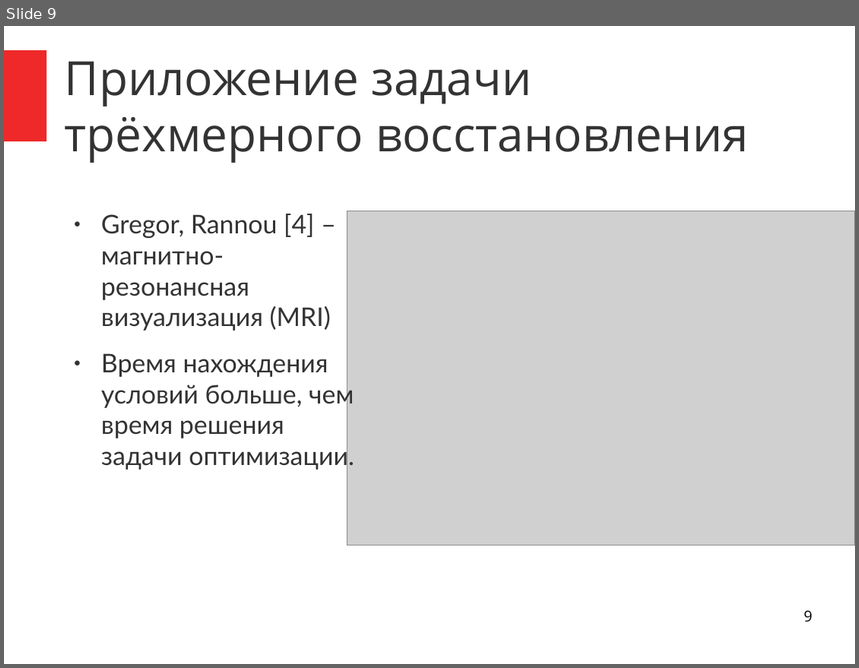
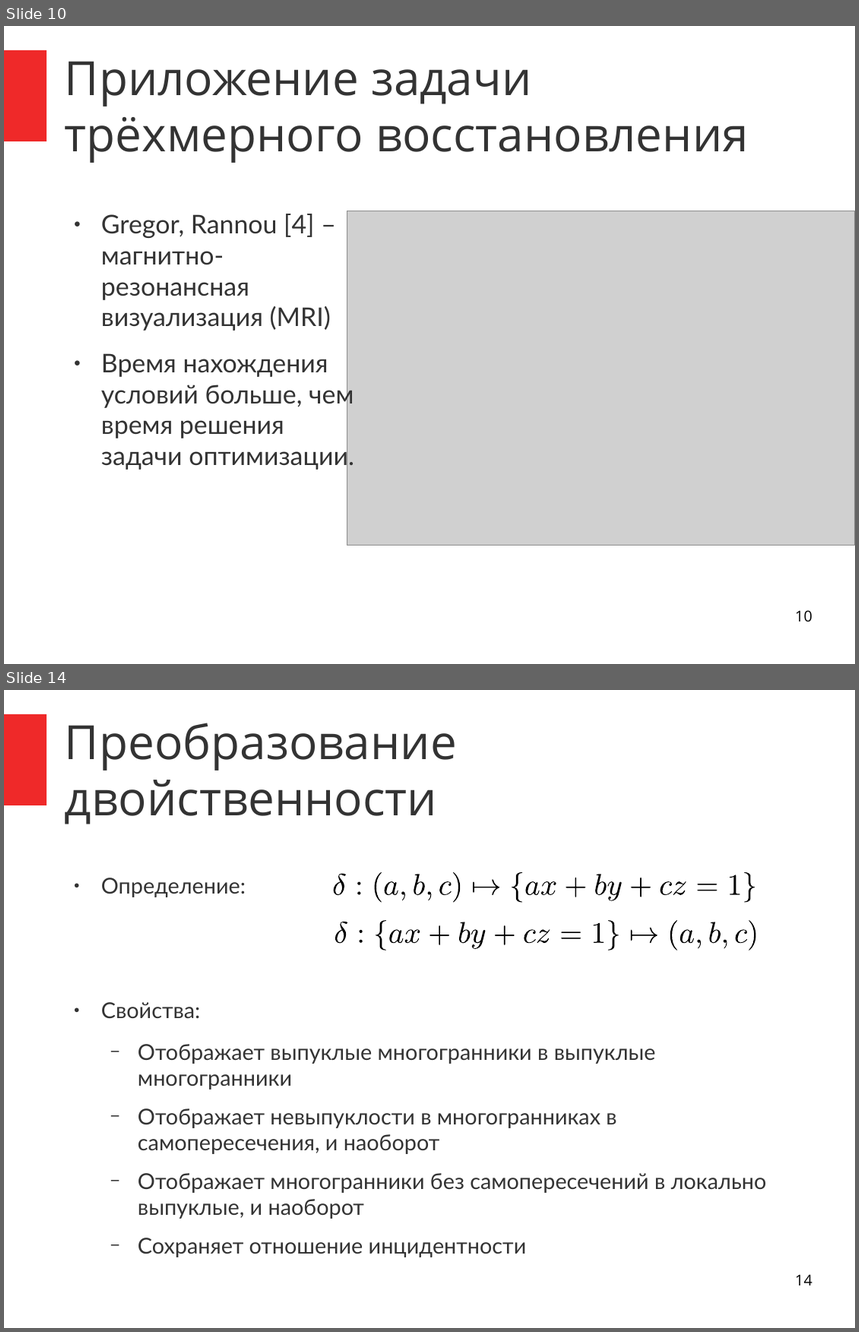
Before and after one commit to ilya-palachev/polyhedra-correction-library, a slide deck: Documentation/i.palachev/Thesis/Presentation-Feb2015/presentation-feb2015.odp. Shown one above the other, each under a label of ours: slide 9 before the commit, slides 10 and 14 after it; the slides between them are not shown. The pictures are 859x668 and 859x1332 pixels, drawn with LibreOffice and Linux fonts; fonts in the diff are those of the drawing; grey boxes stand for pictures. Boxes give left, top, right and bottom in pixels: in the first picture for what was removed or moved away, otherwise in the second. Text is boxed around its words. In the diff, an @@ line names an element or a change of style, - is before the commit and + after.

```diff
--- a/Documentation/i.palachev/Thesis/Presentation-Feb2015/presentation-feb2015.odp
+++ b/Documentation/i.palachev/Thesis/Presentation-Feb2015/presentation-feb2015.odp
@@ slide 14 added at (x1=4, y1=690, x2=855, y2=1328), background #FFFFFF; not listed: 1 template element that a slide beside it also shows @@
@@ title added at (x1=65, y1=723, x2=457, y2=825), 44 pt, text #333333 @@
+Преобразование двойственности
@@ text added at (x1=101, y1=878, x2=767, y2=1258), 20.4 pt, text #333333 @@
+● Определение:
+● Свойства:
+  − Отображает выпуклые многогранники в выпуклые многогранники
+  − Отображает невыпуклости в многогранниках в самопересечения, и наоборот
+  − Отображает многогранники без самопересечений в локально выпуклые, и наоборот
+  − Сохраняет отношение инцидентности
@@ group added at (x1=332, y1=872, x2=757, y2=902): 24 freeform shapes @@
@@ group added at (x1=334, y1=920, x2=759, y2=951): 24 freeform shapes @@
@@ page number added at (x1=795, y1=1274, x2=813, y2=1286), 14 pt, text #000000 @@
+14
@@ what was slide 9 is now slide 10 @@
@@ page number at (x1=795, y1=610, x2=813, y2=623): text changed @@
-9
+10
```
Also in this commit, not shown: 8 slides changed, 9 other slides added, 1 slide removed.
